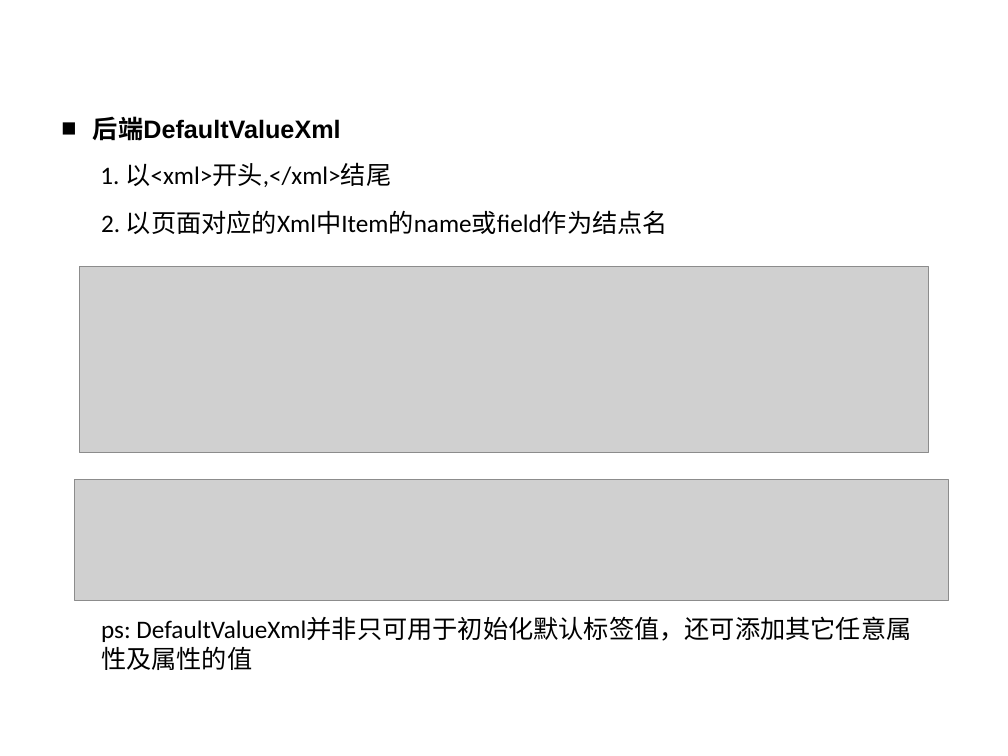
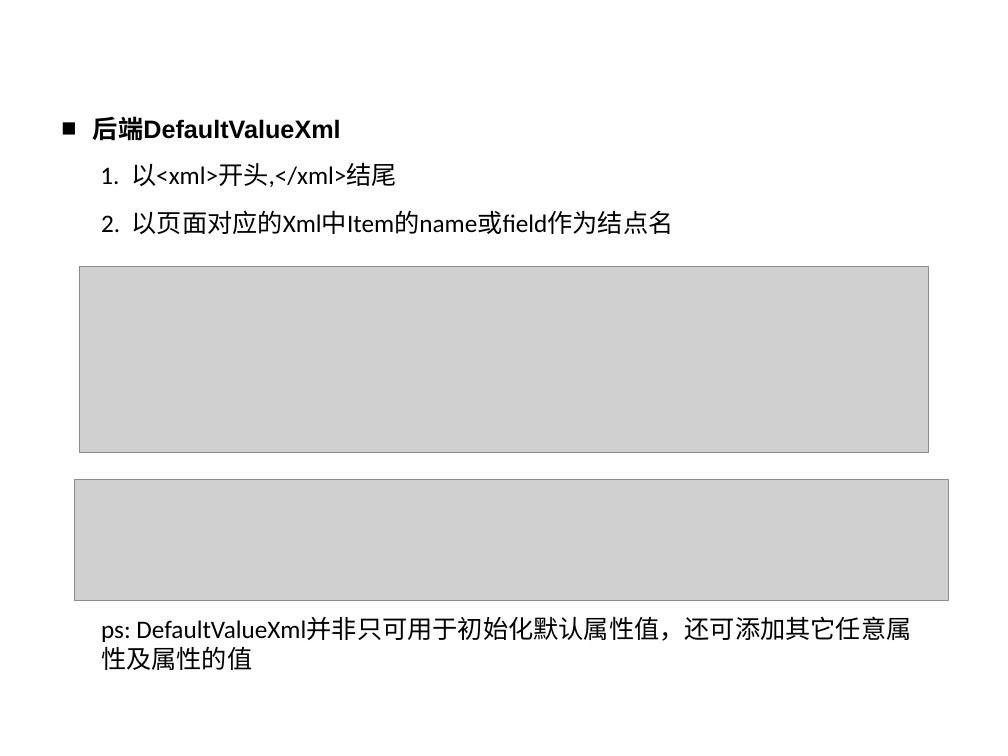
Before and after one commit to cwzyj157/Document, a slide deck: slide 4 of 技术分享/讲解AppForm.pptx. Drawn at 1008x756 pixels with LibreOffice and Linux fonts; fonts in the diff are those of the drawing; grey boxes stand for pictures; background and template pictures are left out. Boxes give left, top, right and bottom in pixels: in the first picture for what was removed or moved away, otherwise in the second. Text is boxed around its words. In the diff, an @@ line names an element or a change of style, - is before the commit and + after.

```diff
--- a/技术分享/讲解AppForm.pptx
+++ b/技术分享/讲解AppForm.pptx
@@ text "1. 以<xml>开头,</xml>结尾" rewrapped from <box>100,162,391,187</box> to <box>100,162,397,187</box> @@
@@ text "2. 以页面对应的Xml中Item的name或field作为结点名" rewrapped from <box>101,210,668,234</box> to <box>101,210,674,234</box> @@
@@ text at <box>101,618,911,670</box>: text changed @@
-ps: DefaultValueXml并非只可用于初始化默认标签值，还可添加其它任意属性及属性的值
+ps: DefaultValueXml并非只可用于初始化默认属性值，还可添加其它任意属性及属性的值
```
Also in this commit, not shown: 9 other slides changed, 9 slides added, 1 slide removed, 2 other files.
